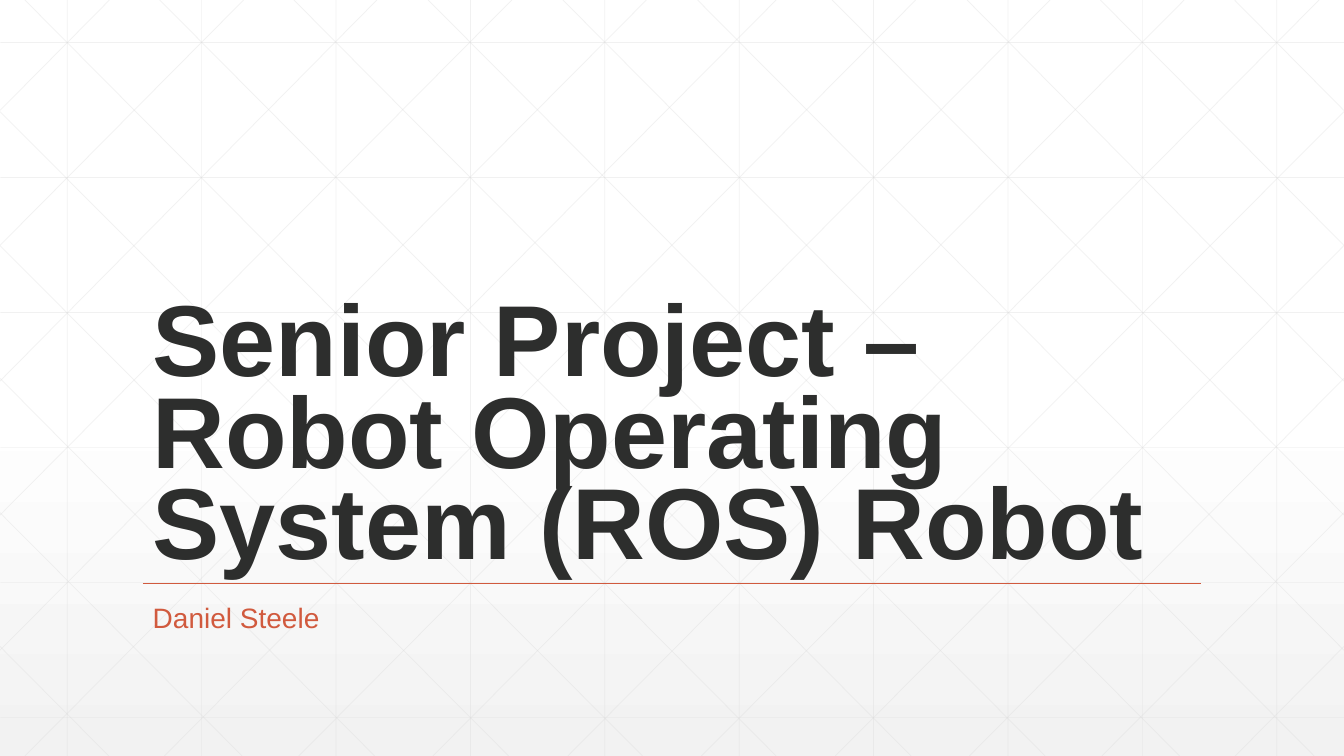
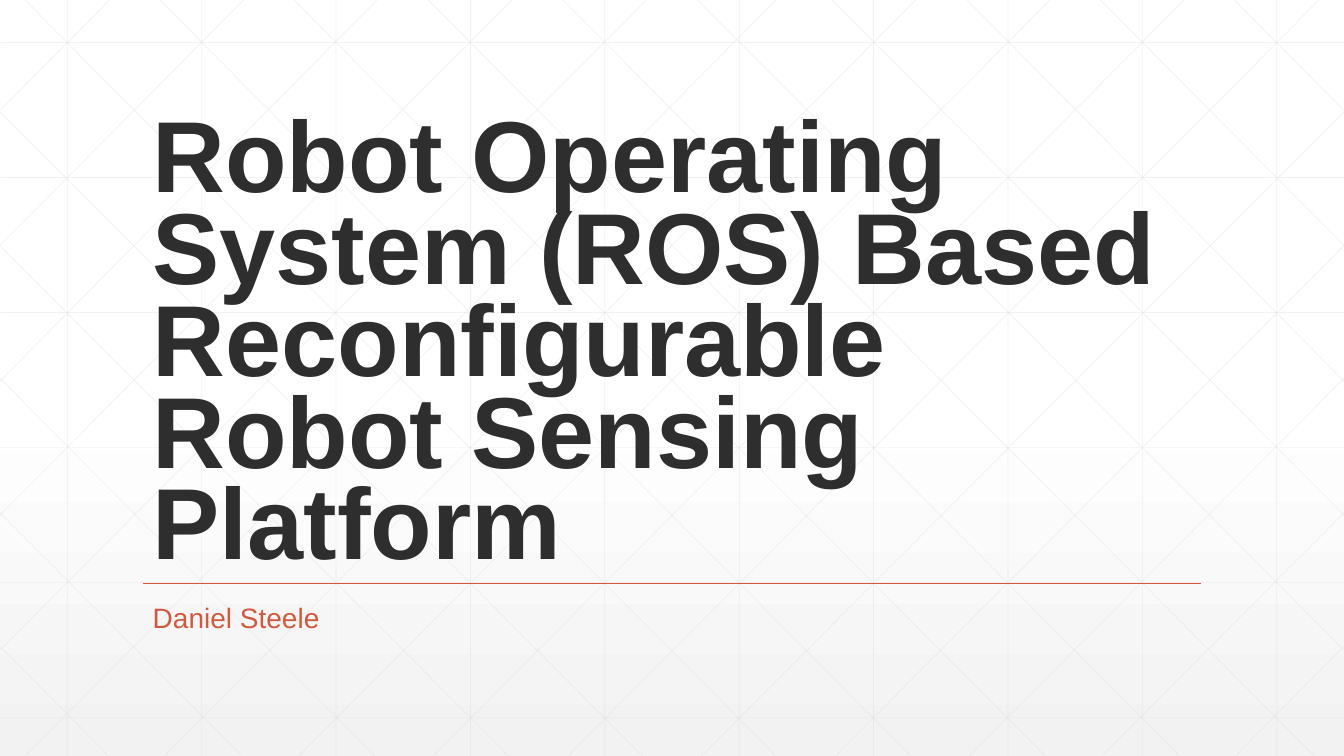
Before and after one commit to dksteele/Senior-Project, a slide deck: slide 1 of documentation/Presentation.pptx. Drawn at 1344x756 pixels with LibreOffice and Linux fonts; fonts in the diff are those of the drawing. Boxes give left, top, right and bottom in pixels: in the first picture for what was removed or moved away, otherwise in the second. Text is boxed around its words. In the diff, an @@ line names an element or a change of style, - is before the commit and + after.

```diff
--- a/documentation/Presentation.pptx
+++ b/documentation/Presentation.pptx
@@ title at (x1=153, y1=119, x2=1154, y2=560): text changed @@
-Senior Project – Robot Operating System (ROS) Robot
+Robot Operating System (ROS) Based Reconfigurable Robot Sensing Platform
```
Also in this commit, not shown: 1 other slide changed, 1 other file.
